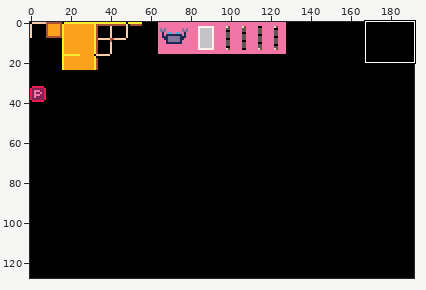
Sprite sheet -- The_D_Drive/Jam/tileset.png. The first picture is a wide view before the edit; the outline marks the close-up.
Close-up. First the earlier version:
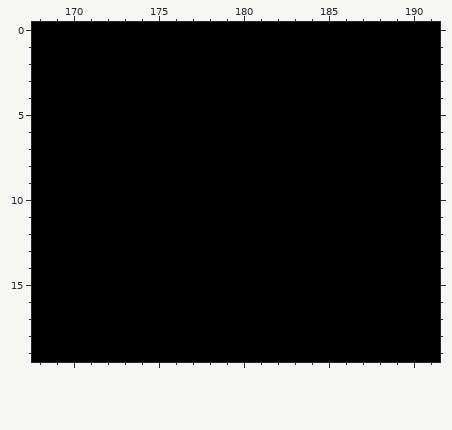
The file is 192x128 pixels. Shown: x 168..191, y 0..19. The commit also changed other parts of the picture, which this record leaves out.
After the commit:
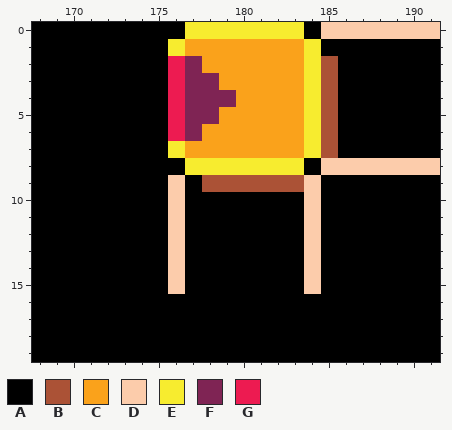
Palette (. is transparent): A #000000  B #ab5236  C #faa21b  D #fcccab  E #f7ec2f  F #7f2454  G #ed1b51
Diff:
y 0: x 177..183 AAAAAAA -> EEEEEEE; x 185..191 AAAAAAA -> DDDDDDD
y 1: x 176..184 AAAAAAAAA -> ECCCCCCCE
y 2: x 176..185 AAAAAAAAAA -> GFCCCCCCEB
y 3: x 176..185 AAAAAAAAAA -> GFFCCCCCEB
y 4: x 176..185 AAAAAAAAAA -> GFFFCCCCEB
y 5: x 176..185 AAAAAAAAAA -> GFFCCCCCEB
y 6: x 176..185 AAAAAAAAAA -> GFCCCCCCEB
y 7: x 176..185 AAAAAAAAAA -> ECCCCCCCEB
y 8: x 177..183 AAAAAAA -> EEEEEEE; x 185..191 AAAAAAA -> DDDDDDD
y 9: x 176 A -> D; x 178..184 AAAAAAA -> BBBBBBD
y 10..15: x 176 A -> D; x 184 A -> D
Changed places in both close-ups, as pixel boxes (x1, y1, x2, y2):
changed: (168, 22, 440, 294)
